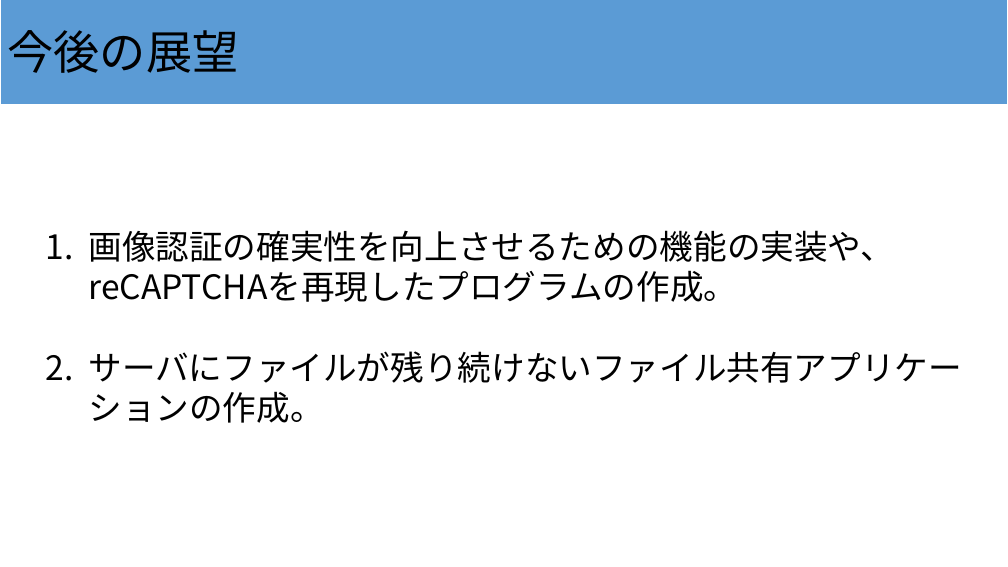
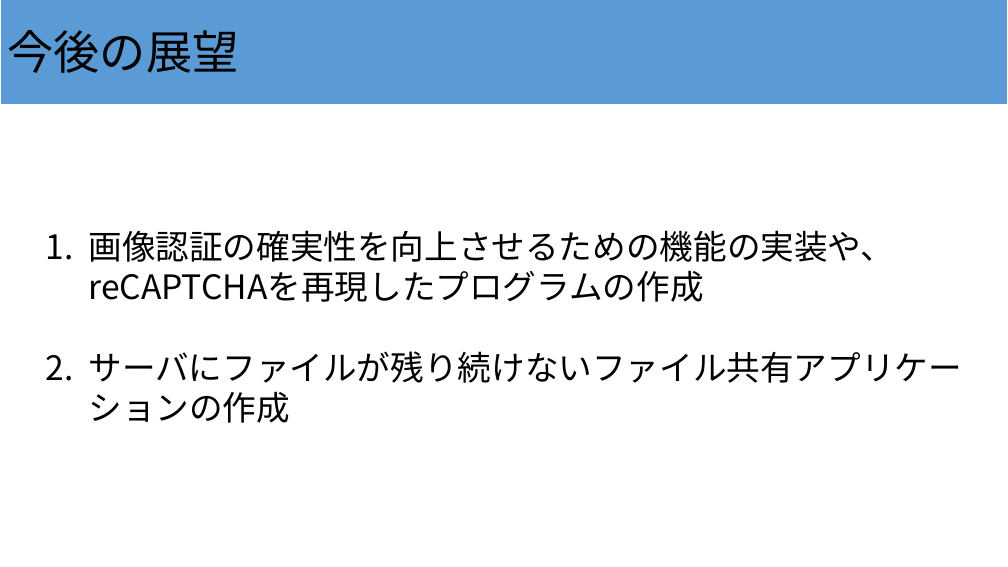
Before and after one commit to tdu-isl/ProjectDeliverables, a slide deck: slide 8 of 2022/psemi2022/GroupA/発表スライド/GroupA発表スライド.pptx. Drawn at 1008x567 pixels with LibreOffice and Linux fonts; fonts in the diff are those of the drawing. Boxes give left, top, right and bottom in pixels: in the first picture for what was removed or moved away, otherwise in the second. Text is boxed around its words. In the diff, an @@ line names an element or a change of style, - is before the commit and + after.

```diff
--- a/2022/psemi2022/GroupA/発表スライド/GroupA発表スライド.pptx
+++ b/2022/psemi2022/GroupA/発表スライド/GroupA発表スライド.pptx
@@ text at [88,230,962,423]: text changed @@
-1. 画像認証の確実性を向上させるための機能の実装や、 reCAPTCHAを再現したプログラムの作成。
-2. サーバにファイルが残り続けないファイル共有アプリケーションの作成。
+1. 画像認証の確実性を向上させるための機能の実装や、 reCAPTCHAを再現したプログラムの作成
+2. サーバにファイルが残り続けないファイル共有アプリケーションの作成
```
Also in this commit, not shown: 1 other slide changed, 1 other file.
